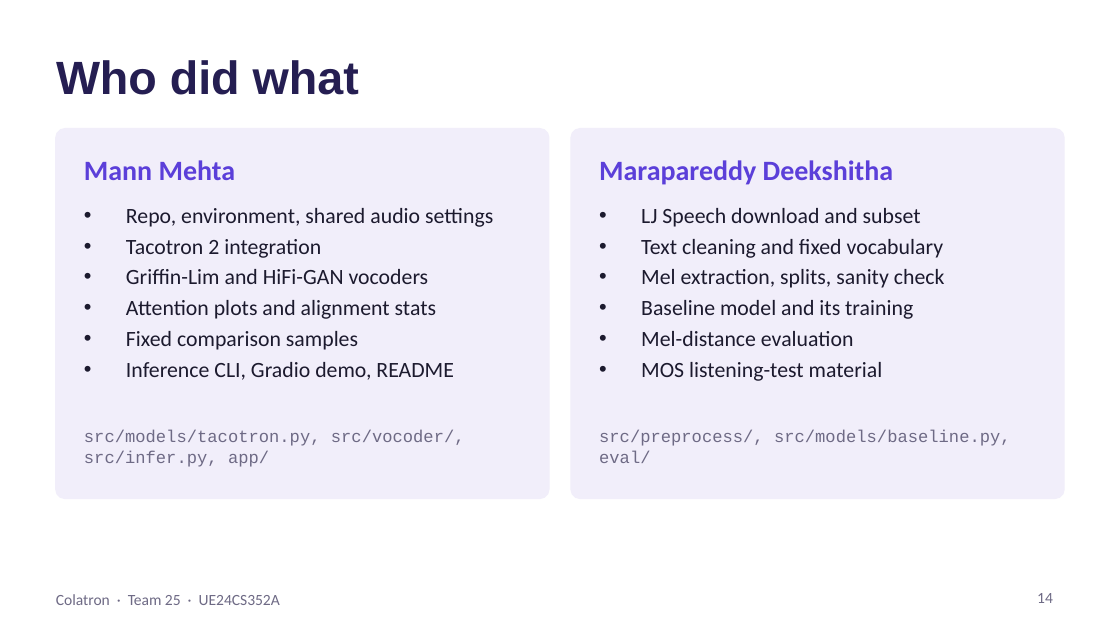
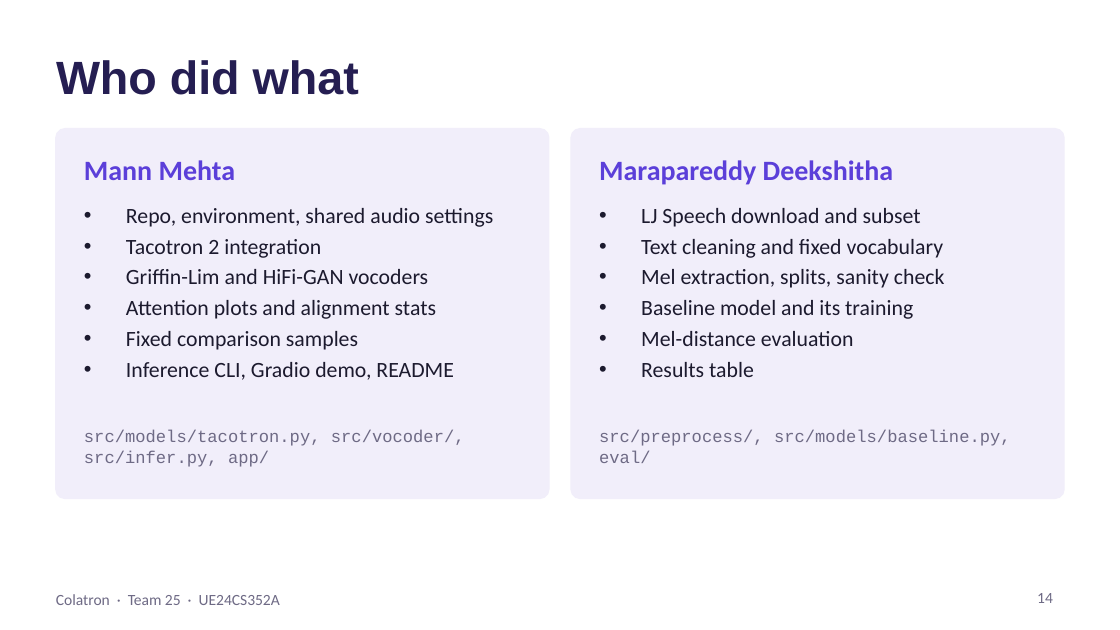
Before and after one commit to Mann0801/colatron-tts, a slide deck: slide 14 of report/Colatron_Slides.pptx. Drawn at 1120x630 pixels with LibreOffice and Linux fonts; fonts in the diff are those of the drawing. Boxes give left, top, right and bottom in pixels: in the first picture for what was removed or moved away, otherwise in the second. Text is boxed around its words. In the diff, an @@ line names an element or a change of style, - is before the commit and + after.

Commit message:
Drop unverified MOS results; add baseline vs main mel comparison

```diff
--- a/report/Colatron_Slides.pptx
+++ b/report/Colatron_Slides.pptx
@@ text at bbox=[641, 362, 754, 377]: text changed @@
-• MOS listening-test material
+• Results table
```
Also in this commit, not shown: 2 other slides changed, 1 slide added, 1 slide removed, 5 other files.
